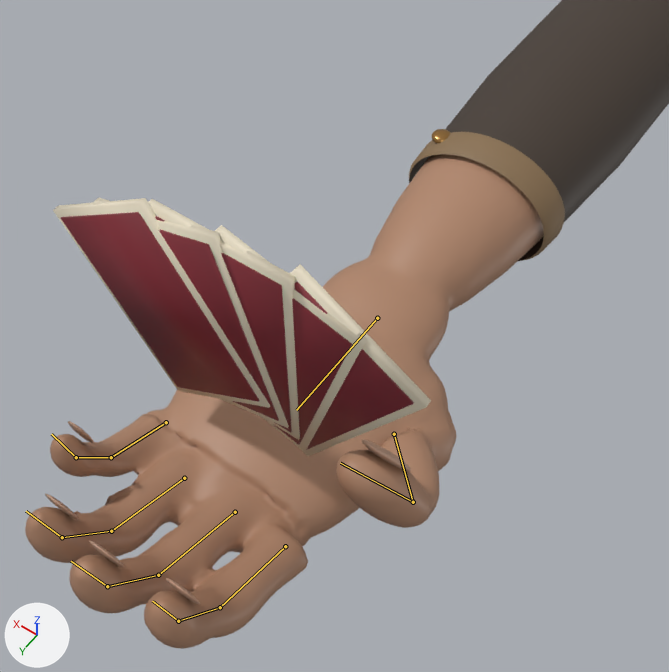
The glTF model assets/bluff/main.glb as it was, and as the next commit left it.
Before and after are seen from a 50 mm lens placed at (-1.19, 1.4, 4.05), pointed at (0.04, -0.32, 1.35). Every picture has the same lights, and +X, +Y and +Z are marked at lower left. The older version comes first. Both versions are drawn at frame 1 of the action 'ONE_Main_Gauche'; the numbers are the values there. The bones that change, and the others that lie on the model, are drawn over the model as lines.

Names of what the first picture shows: 'Carton 0', 'Carton 2', 'Carton 3', 'Carton 4', 'Dos 0', 'Dos 1', 'Dos 2', 'Dos 3', 'Dos 4', 'Main_peau_continue', 'Manche', 'Ongle annulaire', 'Ongle auriculaire', 'Ongle index', 'Ongle majeur', 'Ourlet' and 3 more.
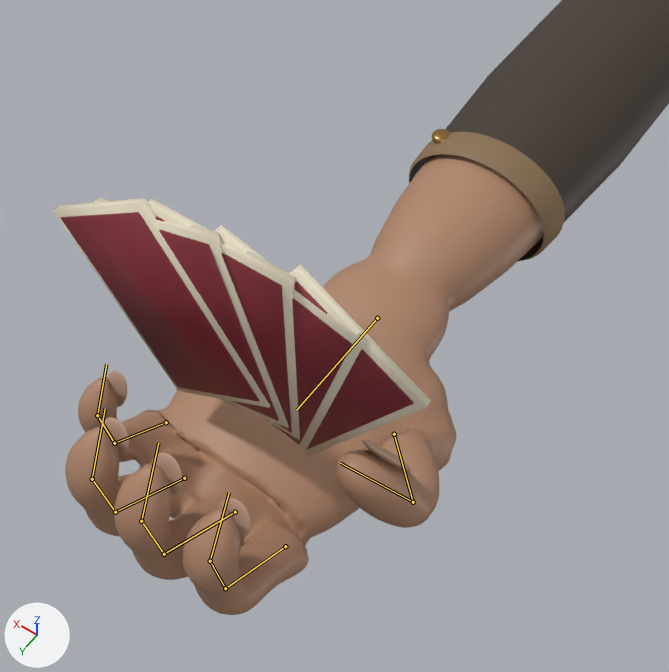
Diff of the bpy script that builds the scene:
```diff
--- a/assets/bluff/main.glb.py
+++ b/assets/bluff/main.glb.py
@@ bone_annulaire_1 @@
 bone_annulaire_1 = bpy.data.objects['ONE_Main_Gauche'].pose.bones['annulaire_1']  # child of 'poignet'
-bone_annulaire_1.rotation_quaternion = (0.982, 0.191, 0.0, 0.0)  # degrees (22, 0, 0)
+bone_annulaire_1.rotation_quaternion = (0.954, 0.301, 0.0, 0.0)  # degrees (35, 0, 0)
@@ bone_annulaire_2 @@
 bone_annulaire_2 = bpy.data.objects['ONE_Main_Gauche'].pose.bones['annulaire_2']  # child of 'annulaire_1'
-bone_annulaire_2.rotation_quaternion = (0.961, 0.276, 0.0, 0.0)  # degrees (32, 0, 0)
+bone_annulaire_2.rotation_quaternion = (0.914, 0.407, 0.0, 0.0)  # degrees (48, 0, 0)
@@ bone_annulaire_3 @@
 bone_annulaire_3 = bpy.data.objects['ONE_Main_Gauche'].pose.bones['annulaire_3']  # child of 'annulaire_2'
-bone_annulaire_3.rotation_quaternion = (0.978, 0.208, 0.0, 0.0)  # degrees (24, 0, 0)
+bone_annulaire_3.rotation_quaternion = (0.956, 0.292, 0.0, 0.0)  # degrees (34, 0, 0)
@@ bone_auriculaire_1 @@
 bone_auriculaire_1 = bpy.data.objects['ONE_Main_Gauche'].pose.bones['auriculaire_1']  # child of 'poignet'
-bone_auriculaire_1.rotation_quaternion = (0.982, 0.191, 0.0, 0.0)  # degrees (22, 0, 0)
+bone_auriculaire_1.rotation_quaternion = (0.954, 0.301, 0.0, 0.0)  # degrees (35, 0, 0)
@@ bone_auriculaire_2 @@
 bone_auriculaire_2 = bpy.data.objects['ONE_Main_Gauche'].pose.bones['auriculaire_2']  # child of 'auriculaire_1'
-bone_auriculaire_2.rotation_quaternion = (0.961, 0.276, 0.0, 0.0)  # degrees (32, 0, 0)
+bone_auriculaire_2.rotation_quaternion = (0.914, 0.407, 0.0, 0.0)  # degrees (48, 0, 0)
@@ bone_auriculaire_3 @@
 bone_auriculaire_3 = bpy.data.objects['ONE_Main_Gauche'].pose.bones['auriculaire_3']  # child of 'auriculaire_2'
-bone_auriculaire_3.rotation_quaternion = (0.978, 0.208, 0.0, 0.0)  # degrees (24, 0, 0)
+bone_auriculaire_3.rotation_quaternion = (0.956, 0.292, 0.0, 0.0)  # degrees (34, 0, 0)
@@ bone_index_1 @@
 bone_index_1 = bpy.data.objects['ONE_Main_Gauche'].pose.bones['index_1']  # child of 'poignet'
-bone_index_1.rotation_quaternion = (0.982, 0.191, 0.0, 0.0)  # degrees (22, 0, 0)
+bone_index_1.rotation_quaternion = (0.954, 0.301, 0.0, 0.0)  # degrees (35, 0, 0)
@@ bone_index_2 @@
 bone_index_2 = bpy.data.objects['ONE_Main_Gauche'].pose.bones['index_2']  # child of 'index_1'
-bone_index_2.rotation_quaternion = (0.961, 0.276, 0.0, 0.0)  # degrees (32, 0, 0)
+bone_index_2.rotation_quaternion = (0.914, 0.407, 0.0, 0.0)  # degrees (48, 0, 0)
@@ bone_index_3 @@
 bone_index_3 = bpy.data.objects['ONE_Main_Gauche'].pose.bones['index_3']  # child of 'index_2'
-bone_index_3.rotation_quaternion = (0.978, 0.208, 0.0, 0.0)  # degrees (24, 0, 0)
+bone_index_3.rotation_quaternion = (0.956, 0.292, 0.0, 0.0)  # degrees (34, 0, 0)
@@ bone_majeur_1 @@
 bone_majeur_1 = bpy.data.objects['ONE_Main_Gauche'].pose.bones['majeur_1']  # child of 'poignet'
-bone_majeur_1.rotation_quaternion = (0.982, 0.191, 0.0, 0.0)  # degrees (22, 0, 0)
+bone_majeur_1.rotation_quaternion = (0.954, 0.301, 0.0, 0.0)  # degrees (35, 0, 0)
@@ bone_majeur_2 @@
 bone_majeur_2 = bpy.data.objects['ONE_Main_Gauche'].pose.bones['majeur_2']  # child of 'majeur_1'
-bone_majeur_2.rotation_quaternion = (0.961, 0.276, 0.0, 0.0)  # degrees (32, 0, 0)
+bone_majeur_2.rotation_quaternion = (0.914, 0.407, 0.0, 0.0)  # degrees (48, 0, 0)
@@ bone_majeur_3 @@
 bone_majeur_3 = bpy.data.objects['ONE_Main_Gauche'].pose.bones['majeur_3']  # child of 'majeur_2'
-bone_majeur_3.rotation_quaternion = (0.978, 0.208, 0.0, 0.0)  # degrees (24, 0, 0)
+bone_majeur_3.rotation_quaternion = (0.956, 0.292, 0.0, 0.0)  # degrees (34, 0, 0)
```

Pixel boxes [x1, y1, x2, y2] of what changed, in the pictures (669 x 672 px):
'Main_peau_continue', posed (8% narrower, 7% shorter): before [25, 154, 544, 649]; after [65, 154, 544, 615]
'Ongle majeur', posed (11% narrower, 63% taller): before [89, 541, 124, 567]; after [151, 452, 182, 495]
'Ongle index', posed (59% taller): before [166, 578, 200, 604]; after [218, 498, 251, 540]
'Ongle annulaire', posed (15% narrower, 62% taller): before [45, 494, 78, 519]; after [101, 417, 129, 458]
'Ongle auriculaire', posed: before [68, 421, 94, 443]; after [107, 371, 127, 407]
bone 'annulaire_1', root to tip: before (184, 478) to (111, 531); after (184, 478) to (115, 512)
bone 'annulaire_2', root to tip: before (111, 531) to (62, 537); after (115, 512) to (92, 479)
bone 'annulaire_3', root to tip: before (62, 537) to (26, 511); after (92, 479) to (105, 408)
bone 'auriculaire_1', root to tip: before (166, 422) to (111, 457); after (166, 422) to (114, 443)
bone 'auriculaire_2', root to tip: before (111, 457) to (76, 457); after (114, 443) to (97, 415)
bone 'auriculaire_3', root to tip: before (76, 457) to (51, 434); after (97, 415) to (106, 364)
bone 'index_1', root to tip: before (285, 546) to (220, 607); after (285, 546) to (225, 588)
bone 'index_2', root to tip: before (220, 607) to (178, 621); after (225, 588) to (210, 561)
bone 'index_3', root to tip: before (178, 621) to (152, 601); after (210, 561) to (229, 492)
bone 'majeur_1', root to tip: before (235, 512) to (158, 575); after (235, 512) to (164, 554)
bone 'majeur_2', root to tip: before (158, 575) to (107, 586); after (164, 554) to (141, 521)
bone 'majeur_3', root to tip: before (107, 586) to (71, 561); after (141, 521) to (158, 443)
